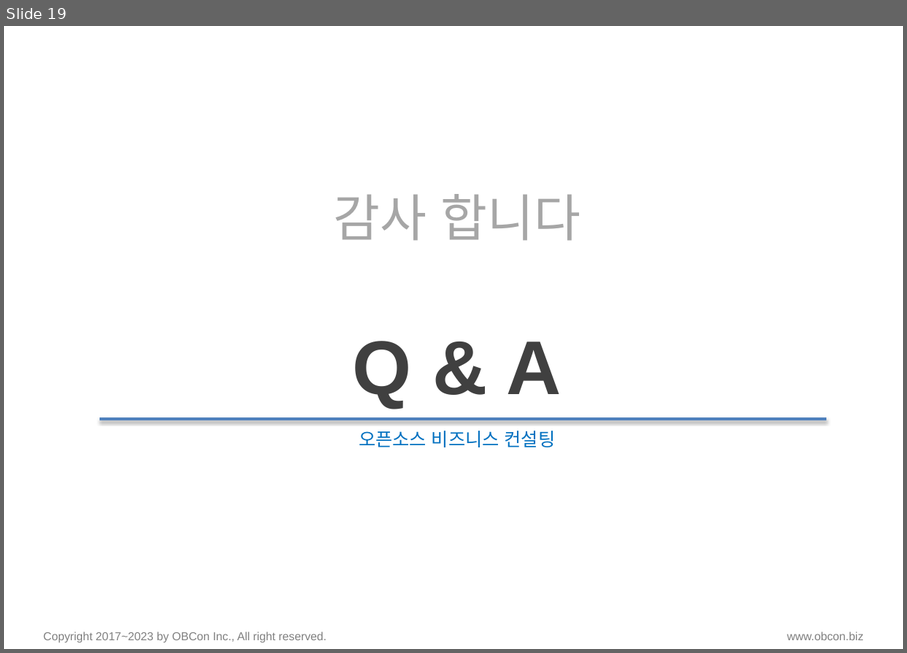
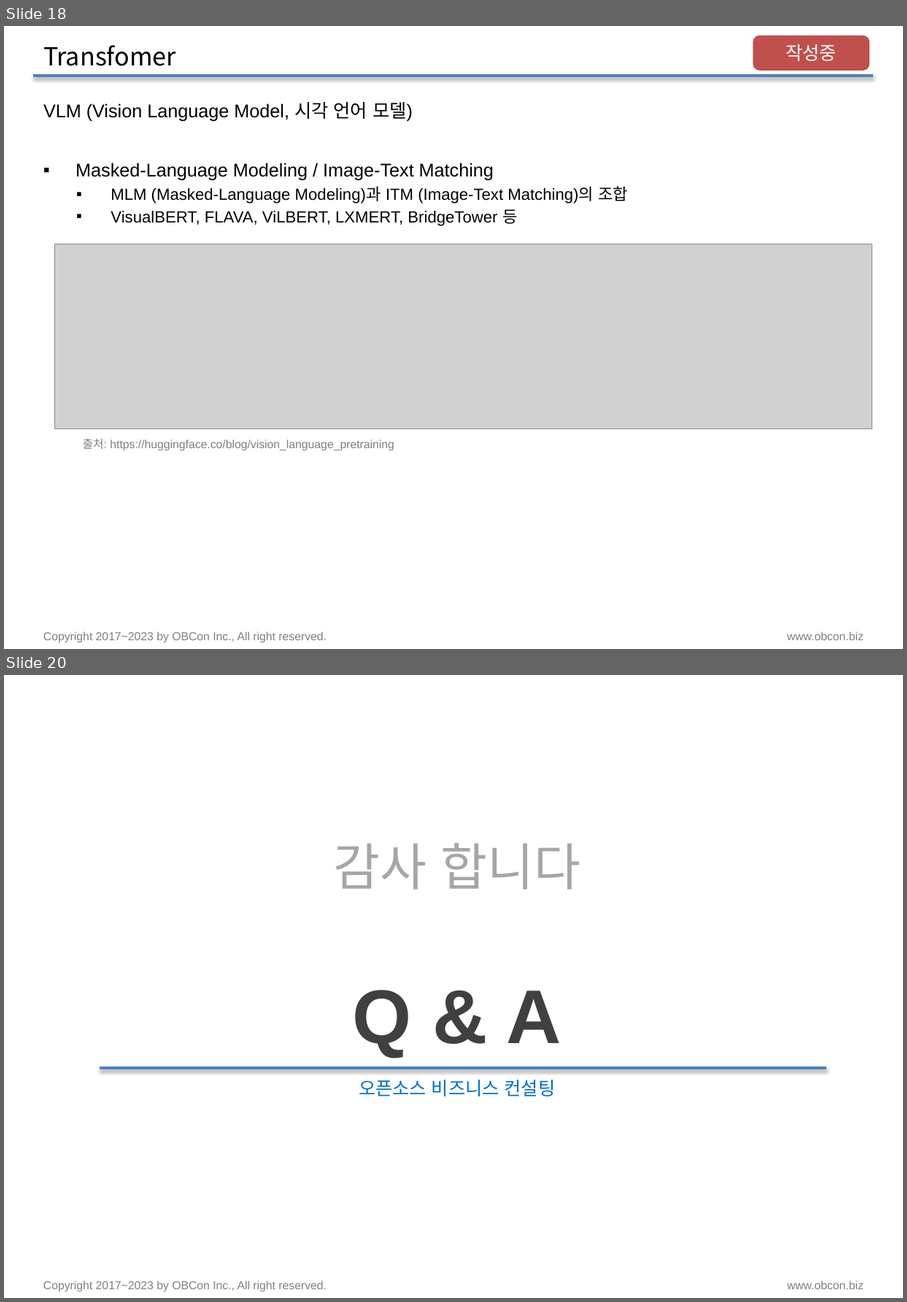
Before and after one commit to pnuskgh/EFriendExpert, a slide deck: laboratory/pnuskgh/docs/Deep_Learning_002.pptx. Shown one above the other, each under a label of ours: slide 19 before the commit, slides 18 and 20 after it; the slides between them are not shown. The pictures are 907x653 and 907x1302 pixels, drawn with LibreOffice and Linux fonts; fonts in the diff are those of the drawing; grey boxes stand for pictures. Boxes give left, top, right and bottom in pixels: in the first picture for what was removed or moved away, otherwise in the second. Text is boxed around its words. In the diff, an @@ line names an element or a change of style, - is before the commit and + after.

```diff
--- a/laboratory/pnuskgh/docs/Deep_Learning_002.pptx
+++ b/laboratory/pnuskgh/docs/Deep_Learning_002.pptx
@@ slide 18 added at bbox=[4, 26, 903, 649], background #FFFFFF; not listed: 2 template elements that a slide beside it also shows @@
@@ title added at bbox=[43, 45, 176, 66], 21.6 pt, text #000000 @@
+Transfomer
@@ rounded rectangle added at bbox=[754, 37, 869, 69], fill #C0504D, outline #C0504D 2 pt, 16 pt, text #FFFFFF @@
+작성중
@@ line added from (33, 76) to (873, 76), #4F81BD 2 pt @@
@@ text added at bbox=[43, 102, 413, 122], 16 pt, text #000000 @@
+VLM (Vision Language Model, 시각 언어 모델)
@@ text added at bbox=[76, 163, 629, 226], 14 pt, text #000000 @@
+▪ Masked-Language Modeling / Image-Text Matching
+  ▪ MLM (Masked-Language Modeling)과 ITM (Image-Text Matching)의 조합
+  ▪ VisualBERT, FLAVA, ViLBERT, LXMERT, BridgeTower 등
@@ picture added at bbox=[54, 244, 872, 429] @@
@@ text added at bbox=[83, 438, 395, 450], 10 pt, text #808080 @@
+출처: https://huggingface.co/blog/vision_language_pretraining
@@ what was slide 19 is now slide 20 @@
```
Also in this commit, not shown: 4 slides changed, 8 other slides added, 24 slides removed, 7 other files.
